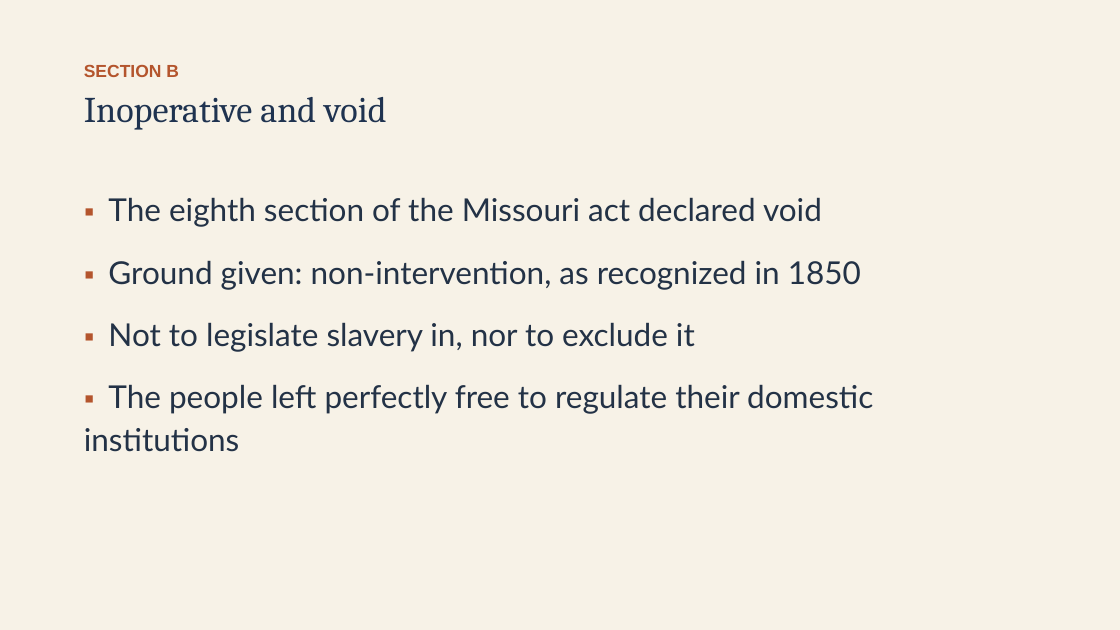
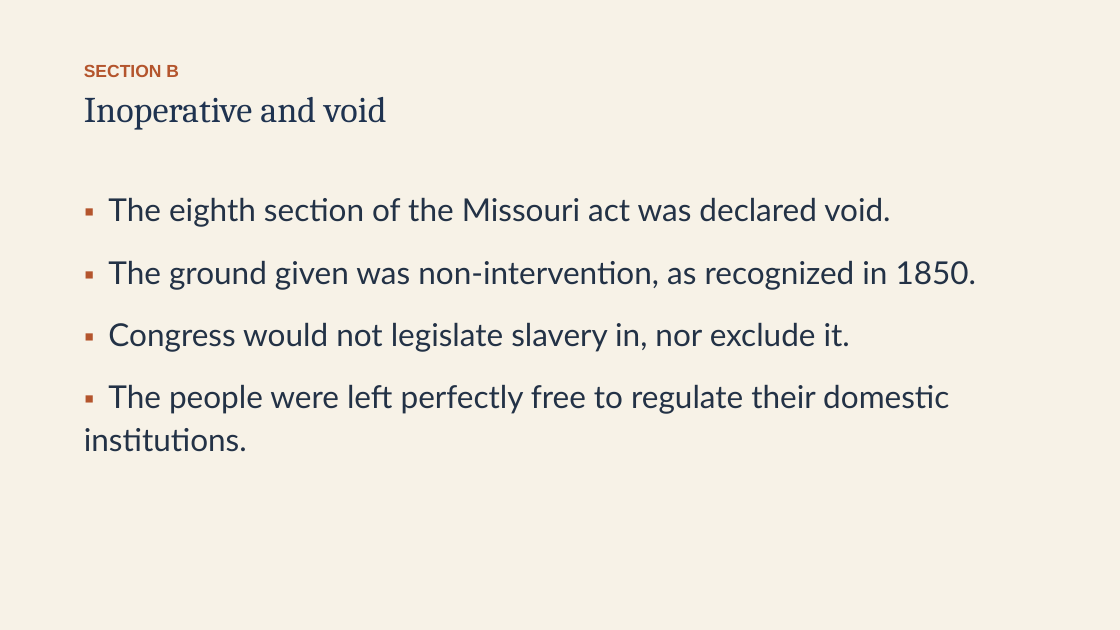
Before and after one commit to ab17gthb/humanities-curriculum-group, a slide deck: slide 8 of sectional-crisis/lesson-03/lesson-03-slides.pptx. Drawn at 1120x630 pixels with LibreOffice and Linux fonts; fonts in the diff are those of the drawing. Boxes give left, top, right and bottom in pixels: in the first picture for what was removed or moved away, otherwise in the second. Text is boxed around its words. In the diff, an @@ line names an element or a change of style, - is before the commit and + after.

```diff
--- a/sectional-crisis/lesson-03/lesson-03-slides.pptx
+++ b/sectional-crisis/lesson-03/lesson-03-slides.pptx
@@ text at box(84, 197, 977, 452): text changed @@
-▪ The eighth section of the Missouri act declared void
-▪ Ground given: non-intervention, as recognized in 1850
-▪ Not to legislate slavery in, nor to exclude it
-▪ The people left perfectly free to regulate their domestic institutions
+▪ The eighth section of the Missouri act was declared void.
+▪ The ground given was non-intervention, as recognized in 1850.
+▪ Congress would not legislate slavery in, nor exclude it.
+▪ The people were left perfectly free to regulate their domestic institutions.
```
Also in this commit, not shown: 12 other slides changed, 6 other files.
